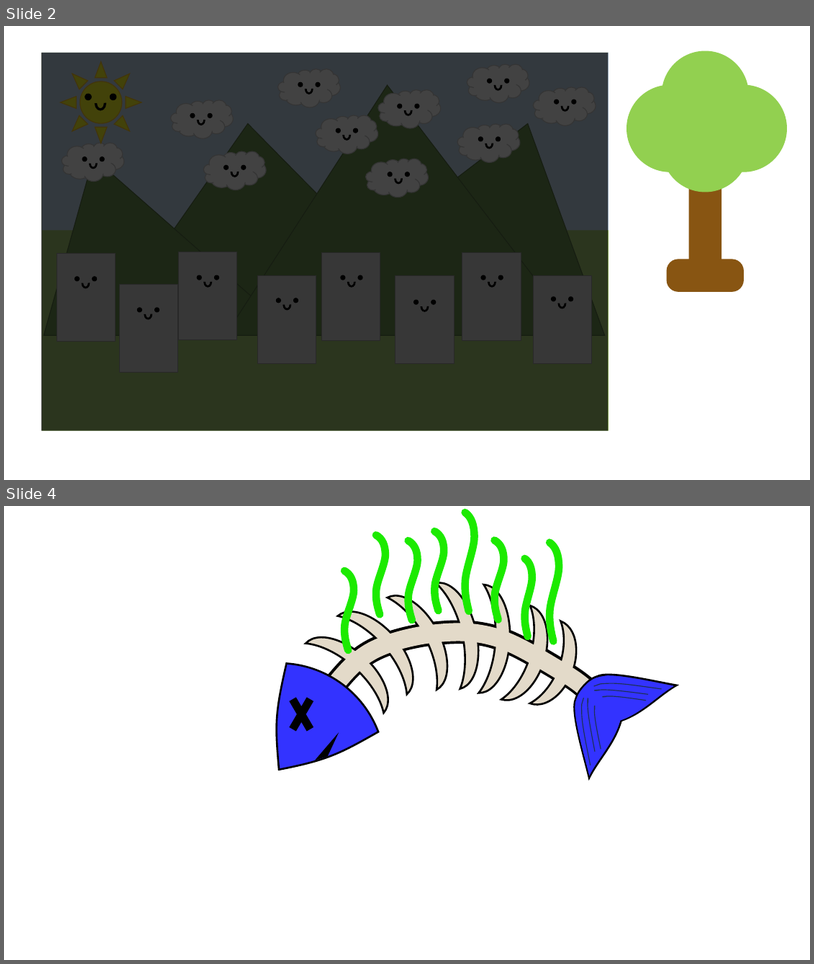
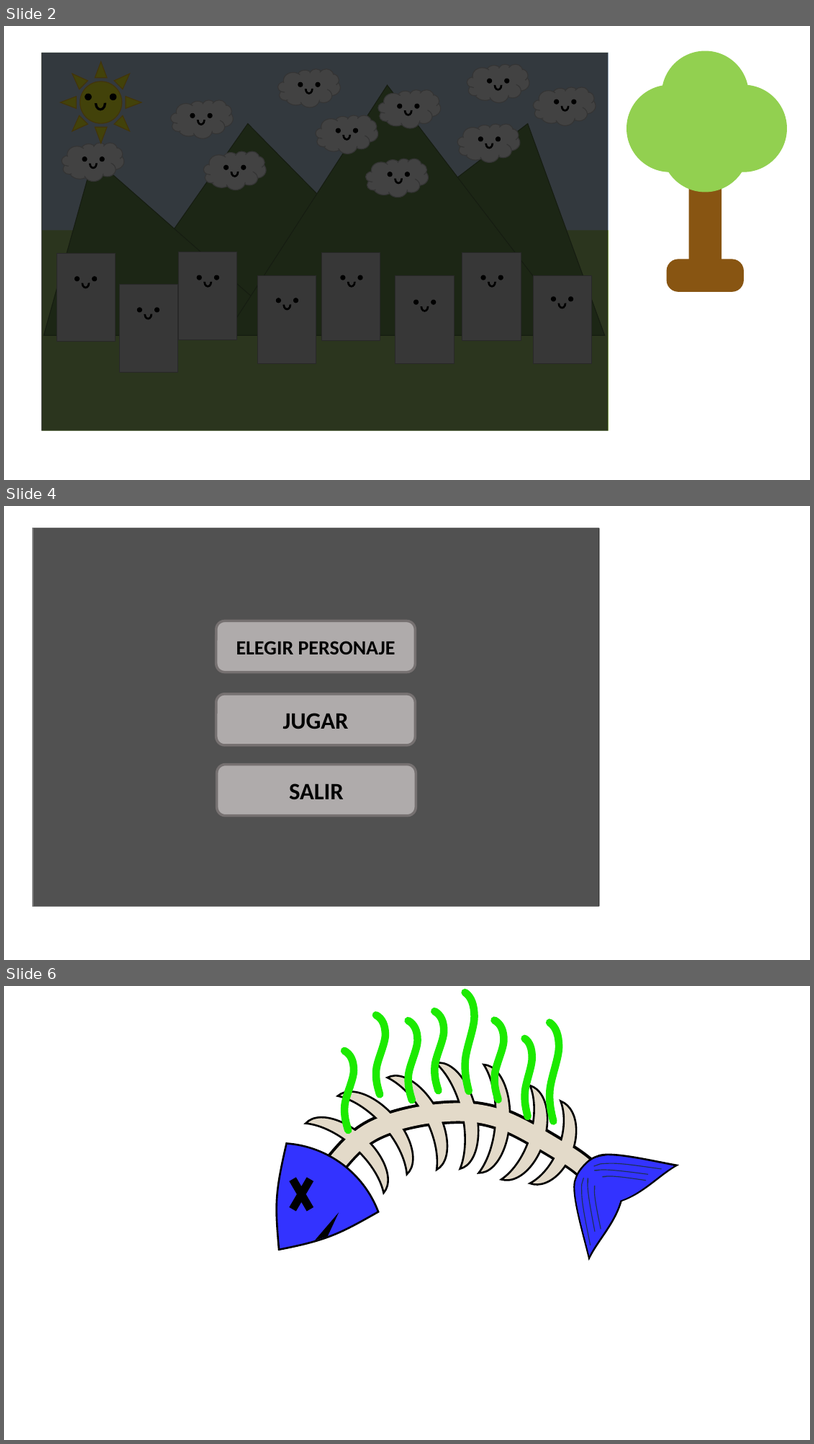
Before and after one commit to GiacomoMadrid/matemIAu, a slide deck: imagenes/Sprites.pptx. Shown one above the other, each under a label of ours: slides 2 and 4 before the commit, slides 2, 4 and 6 after it; the slides between them are not shown. The pictures are 814x964 and 814x1444 pixels, drawn with LibreOffice and Linux fonts; fonts in the diff are those of the drawing; grey boxes stand for pictures. Boxes give left, top, right and bottom in pixels: in the first picture for what was removed or moved away, otherwise in the second. Text is boxed around its words. In the diff, an @@ line names an element or a change of style, - is before the commit and + after.

```diff
--- a/imagenes/Sprites.pptx
+++ b/imagenes/Sprites.pptx
@@ slide 4 added at (x1=4, y1=506, x2=810, y2=960), background #FFFFFF @@
@@ picture added at (x1=32, y1=528, x2=599, y2=906) @@
@@ rectangle added at (x1=33, y1=528, x2=600, y2=906), fill #0D0D0D at 65% opacity @@
@@ rounded rectangle added at (x1=216, y1=621, x2=415, y2=672), fill #AFABAB, outline #767171 3 pt, 24 pt, text #000000, bold @@
+ELEGIR PERSONAJE
@@ rounded rectangle added at (x1=216, y1=693, x2=415, y2=745), fill #AFABAB, outline #767171 3 pt, 28 pt, text #000000, bold @@
+JUGAR
@@ rounded rectangle added at (x1=217, y1=764, x2=416, y2=816), fill #AFABAB, outline #767171 3 pt, 28 pt, text #000000, bold @@
+SALIR
@@ what was slide 4 is now slide 6 @@
```
Also in this commit, not shown: 2 slides changed, 1 other slide added, 10 other files.
